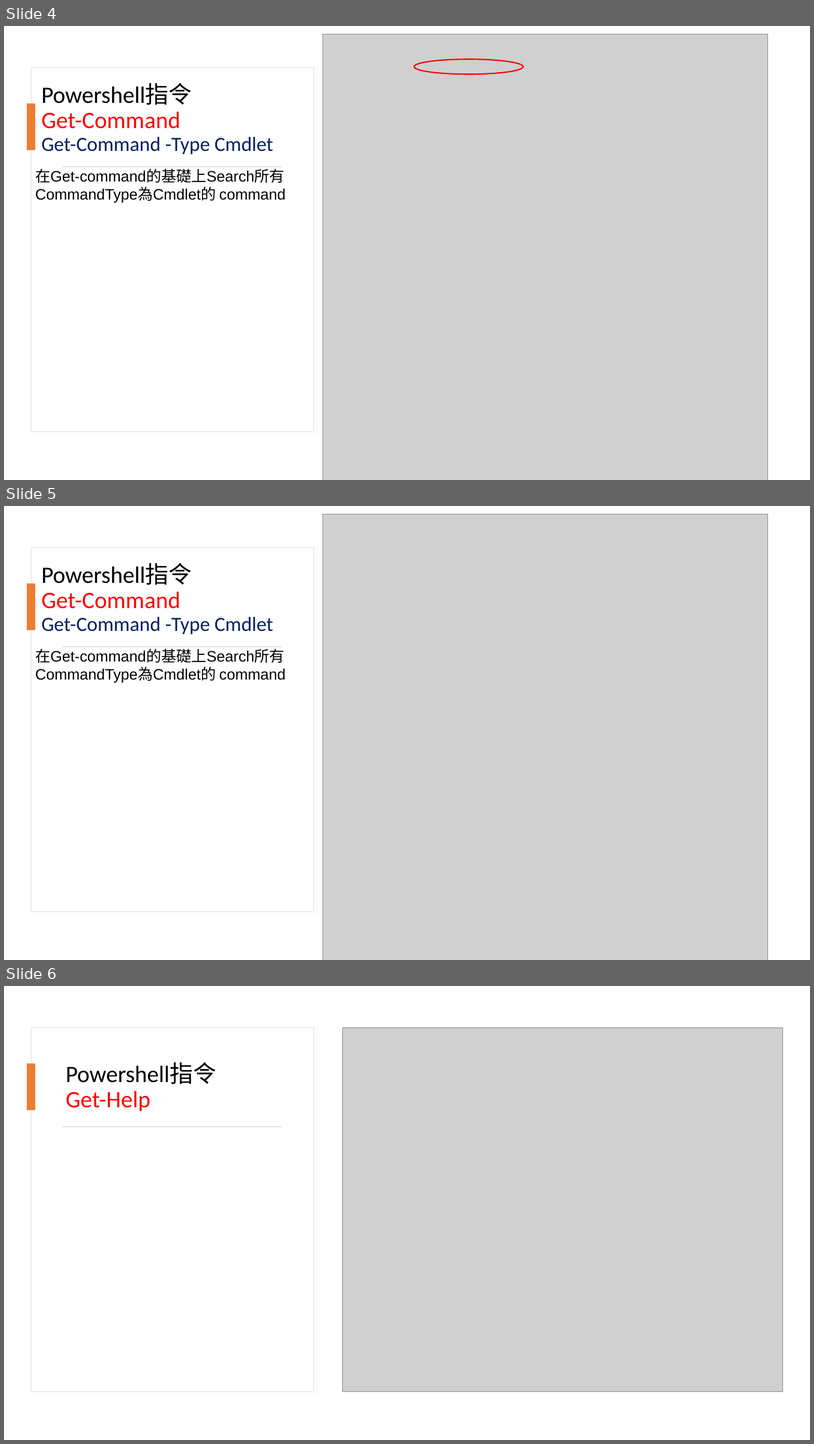
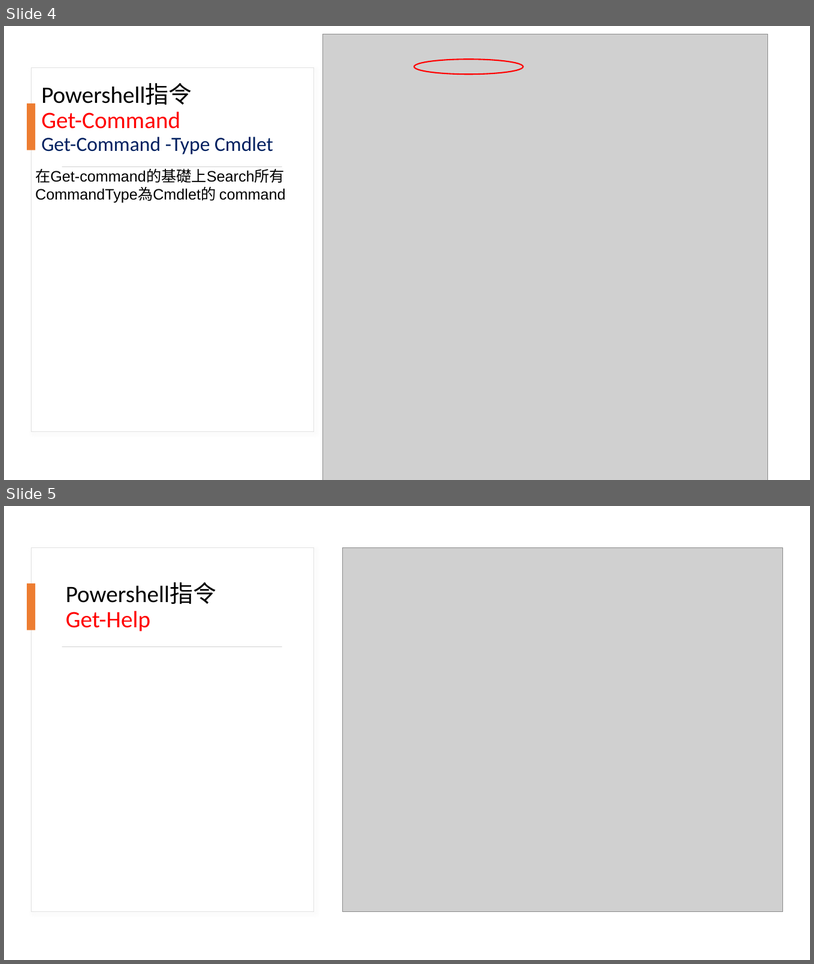
Before and after one commit to A080E101/2021-, a slide deck: 系統安全報告.pptx. Shown one above the other, each under a label of ours: slides 4, 5 and 6 before the commit, slides 4 and 5 after it. The pictures are 814x1444 and 814x964 pixels, drawn with LibreOffice and Linux fonts; fonts in the diff are those of the drawing; grey boxes stand for pictures. Boxes give left, top, right and bottom in pixels: in the first picture for what was removed or moved away, otherwise in the second. Text is boxed around its words. In the diff, an @@ line names an element or a change of style, - is before the commit and + after.

```diff
--- a/系統安全報告.pptx
+++ b/系統安全報告.pptx
@@ slide 5 removed at (x1=4, y1=506, x2=810, y2=960), background #FFFFFF @@
@@ picture removed at (x1=323, y1=514, x2=768, y2=960) @@
@@ rectangle removed at (x1=31, y1=548, x2=314, y2=912) @@
@@ title removed at (x1=41, y1=563, x2=273, y2=634) @@
-Powershell指令
-Get-Command
-Get-Command -Type Cmdlet
@@ rectangle removed at (x1=27, y1=583, x2=35, y2=630) @@
@@ text removed at (x1=35, y1=646, x2=286, y2=680) @@
-在Get-command的基礎上Search所有CommandType為Cmdlet的 command
@@ rectangle removed at (x1=62, y1=646, x2=282, y2=647) @@
@@ what was slide 6 is now slide 5 @@
```
Also in this commit, not shown: 4 slides added.
